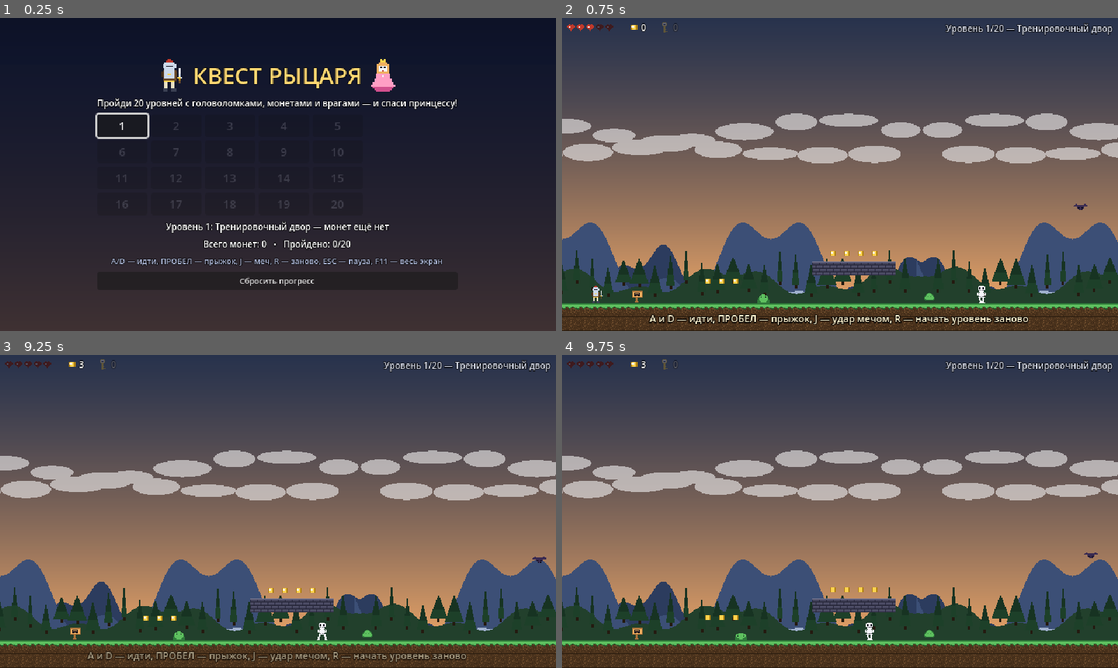
Above: before the commit, frames 1-4 (two rows, left to right).
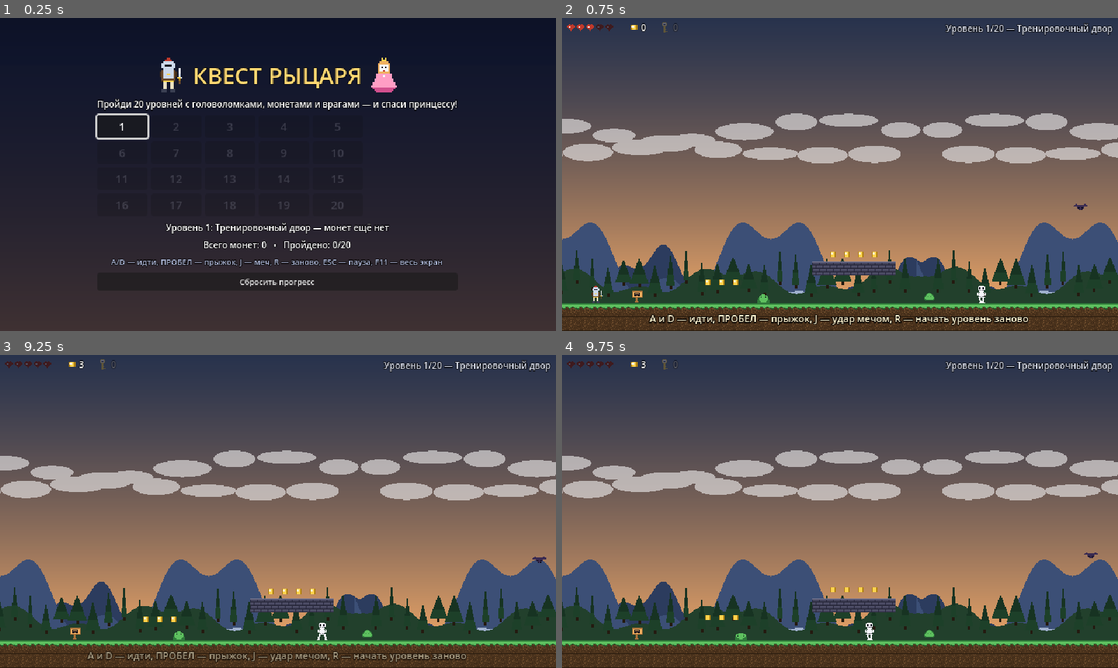
Above: after the commit, the same moments.

Repository: ArenaGames120/KnightQuest
Game: Godot game, scene res://scenes/Main.tscn
Two runs of this game, one before a commit and one after it. Both use one fixed random seed, a clock stepped at 60 frames per second and the inputs below.
Inputs (mouse positions are in pixels of both pictures, inside the frame that each line leads up to):
- Up to frame 1 (0.25 s): no input
- Up to frame 2 (0.75 s): click "1" at 0.5 s
- Up to frame 3 (9.25 s): tap Enter at 1.25, 4.35, 8.85 s; move the mouse to (400, 495) at 1.27 s; hold J (attack) 1.28-2.03 s; hold D (move_right) 1.28-2.78 s; tap Space (jump) at 1.52, 2.27, 3.77, 4.52, 5.27, 6.77, 7.52, 8.27 s; move the mouse to (166, 527) at 2.02 s; tap E (interact) at 2.1, 6.6 s; move the mouse to (333, 442) at 2.77 s; hold A (move_left) 2.78-3.53 s; tap X at 2.85, 7.35 s; move the mouse to (250, 574) at 3.52 s; hold D (move_right) 3.53-5.03 s; tap Z at 3.6, 8.1 s; move the mouse to (444, 558) at 4.27 s; move the mouse to (111, 464) at 5.02 s; hold A (move_left) 5.03-5.78 s; tap P at 5.1 s; tap R (restart) at 5.75 s; move the mouse to (305, 511) at 5.77 s; hold D (move_right) 5.78-6.53 s; hold J (attack) 5.78-6.53 s; move the mouse to (194, 433) at 6.52 s; hold A (move_left) 6.53-8.03 s; move the mouse to (400, 495) at 7.27 s; move the mouse to (166, 527) at 8.02 s; hold D (move_right) from 8.03 s (still down); move the mouse to (333, 442) at 8.77 s
- Up to frame 4 (9.75 s): keep holding D (move_right); move the mouse to (812, 574) at 9.52 s; tap P at 9.6 s

The runs differ from the first frame. In frame 1, 2.7% of the frame differs, in the area x 17-83%, y 12-86%; in frame 2, less than 0.1%; in frame 3, less than 0.1%; in frame 4, nothing differs.

Commit message:
Меню и интерфейс: резкий текст, целочисленный масштаб
- stretch/mode=canvas_items + stretch/scale_mode=integer: мир по-прежнему
  рисуется в 640x360 и увеличивается целым числом (2x, 3x), а интерфейс
  и шрифты теперь выводятся в разрешении окна — текст больше не "мыльный";
- фон меню фильтруется линейно, как небо на уровнях (не крупные квадраты);
- иконки рыцаря и принцессы в меню масштабируются ровно в 2 раза (32x40);
- snap_2d_transforms_to_pixel=true — спрайты не "дрожат" при увеличении.

Diff:
--- a/project.godot
+++ b/project.godot
@@ -20,8 +20,9 @@
 window/size/viewport_height=360
 window/size/window_width_override=1280
 window/size/window_height_override=720
-window/stretch/mode="viewport"
+window/stretch/mode="canvas_items"
 window/stretch/aspect="keep"
+window/stretch/scale_mode="integer"
 
 [layer_names]
 
@@ -37,4 +38,5 @@
 renderer/rendering_method="gl_compatibility"
 renderer/rendering_method.mobile="gl_compatibility"
 textures/canvas_textures/default_texture_filter=0
+2d/snap/snap_2d_transforms_to_pixel=true
 environment/defaults/default_clear_color=Color(0.09, 0.11, 0.19, 1)
--- a/scripts/menu.gd
+++ b/scripts/menu.gd
@@ -35,6 +35,7 @@
 func _build() -> void:
 	var bg := TextureRect.new()
 	bg.texture = Art.tex("bg_sky")
+	bg.texture_filter = CanvasItem.TEXTURE_FILTER_LINEAR
 	bg.expand_mode = TextureRect.EXPAND_IGNORE_SIZE
 	bg.stretch_mode = TextureRect.STRETCH_SCALE
 	bg.set_anchors_preset(Control.PRESET_FULL_RECT)
@@ -61,11 +62,11 @@
 	title_row.alignment = BoxContainer.ALIGNMENT_CENTER
 	title_row.add_theme_constant_override("separation", 10)
 	box.add_child(title_row)
-	title_row.add_child(_pic("knight", 16, 20, 30, 38))
+	title_row.add_child(_pic("knight", 16, 20, 32, 40))
 	var title := _text("КВЕСТ РЫЦАРЯ", 26)
 	title.add_theme_color_override("font_color", Color(1.0, 0.85, 0.45))
 	title_row.add_child(title)
-	title_row.add_child(_pic("princess", 16, 20, 30, 38))
+	title_row.add_child(_pic("princess", 16, 20, 32, 40))
 
 	var sub := _text("Пройди %d уровней с головоломками, монетами и врагами — и спаси принцессу!" % Game.LEVEL_COUNT, 10)
 	sub.horizontal_alignment = HORIZONTAL_ALIGNMENT_CENTER
